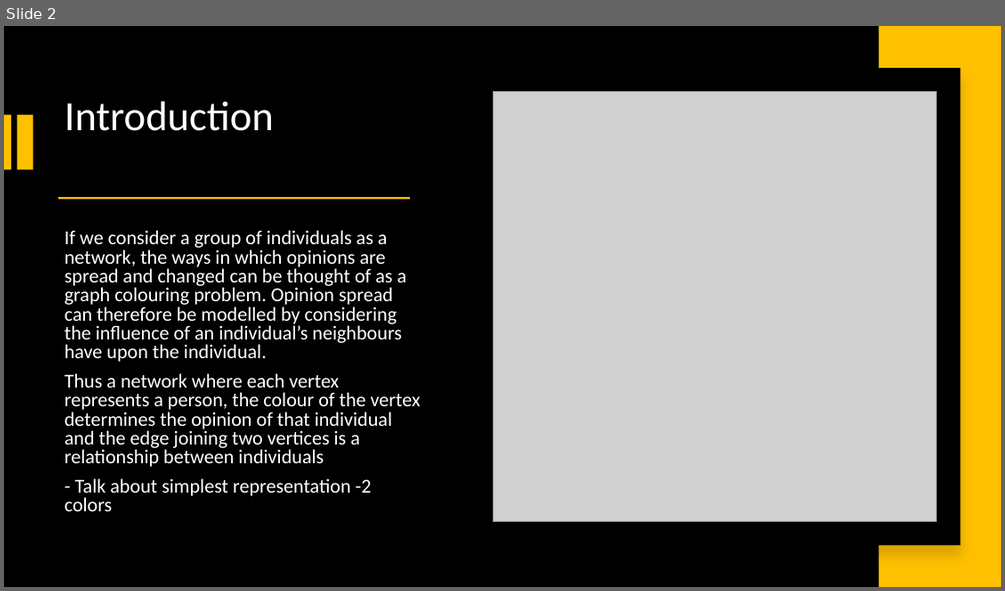
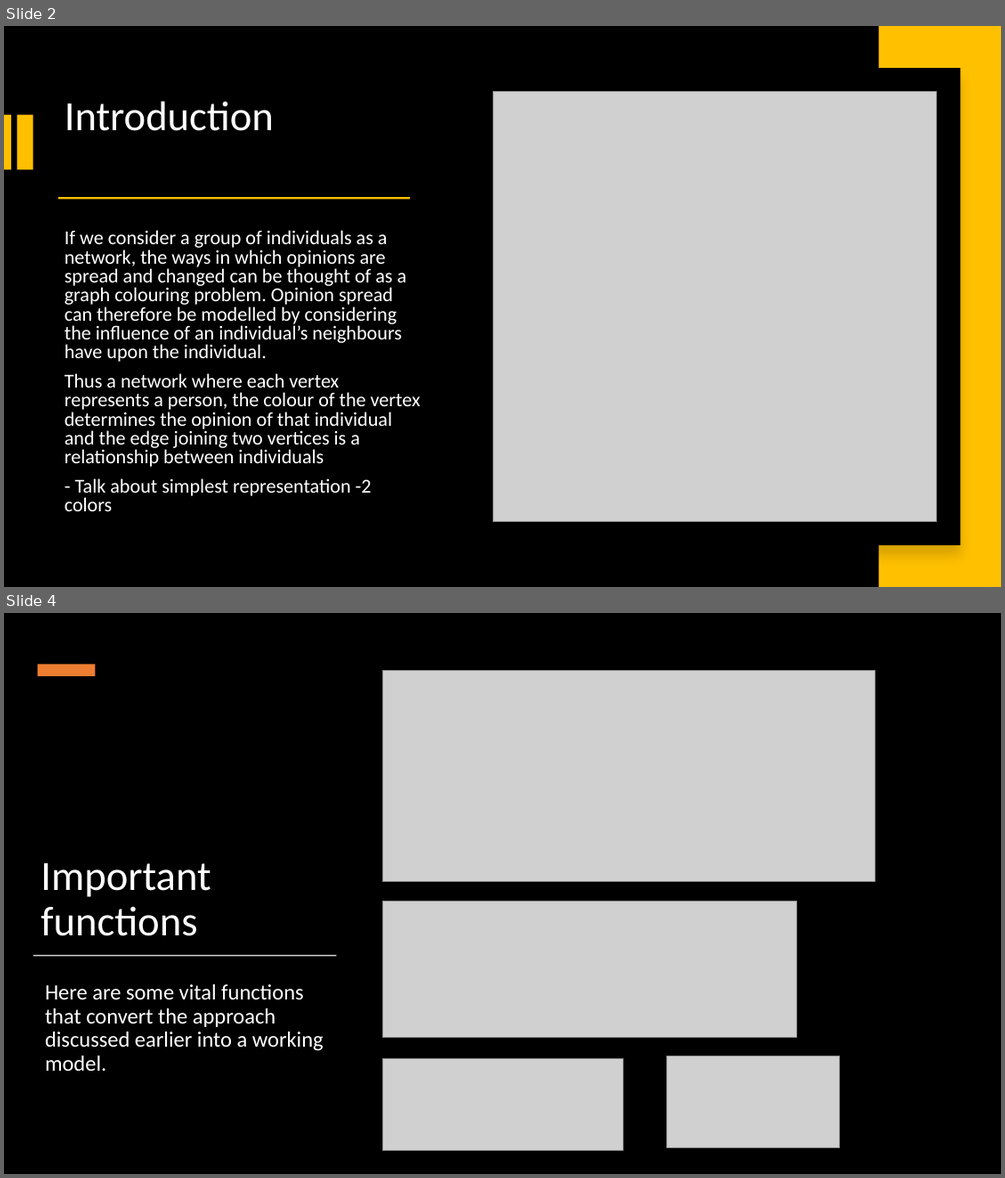
Before and after one commit to Sanskar-16/capstone, a slide deck: Capstone-Presentation.pptx. Shown one above the other, each under a label of ours: slide 2 before the commit, slides 2 and 4 after it; the slides between them are not shown. The pictures are 1005x591 and 1005x1178 pixels, drawn with LibreOffice and Linux fonts; fonts in the diff are those of the drawing; grey boxes stand for pictures. Boxes give left, top, right and bottom in pixels: in the first picture for what was removed or moved away, otherwise in the second. Text is boxed around its words. In the diff, an @@ line names an element or a change of style, - is before the commit and + after.

Commit message:
added important functions

```diff
--- a/Capstone-Presentation.pptx
+++ b/Capstone-Presentation.pptx
@@ slide 4 added at [4, 613, 1001, 1174], background #000000 @@
@@ rectangle added at [37, 665, 95, 676], fill #ED7D31 @@
@@ picture added at [383, 670, 875, 882] @@
@@ title added at [40, 863, 210, 936], 40 pt, text #FFFFFF @@
+Important functions
@@ picture added at [383, 900, 797, 1037] @@
@@ rectangle added at [33, 955, 336, 957], fill #D5D5D5 @@
@@ text added at [45, 984, 324, 1070], 21 pt, text #FFFFFF @@
+Here are some vital functions that convert the approach discussed earlier into a working model.
@@ picture added at [383, 1059, 624, 1150] @@
@@ picture added at [667, 1056, 840, 1148] @@
```
Also in this commit, not shown: 1 slide changed, 3 other slides added, 2 slides removed.
